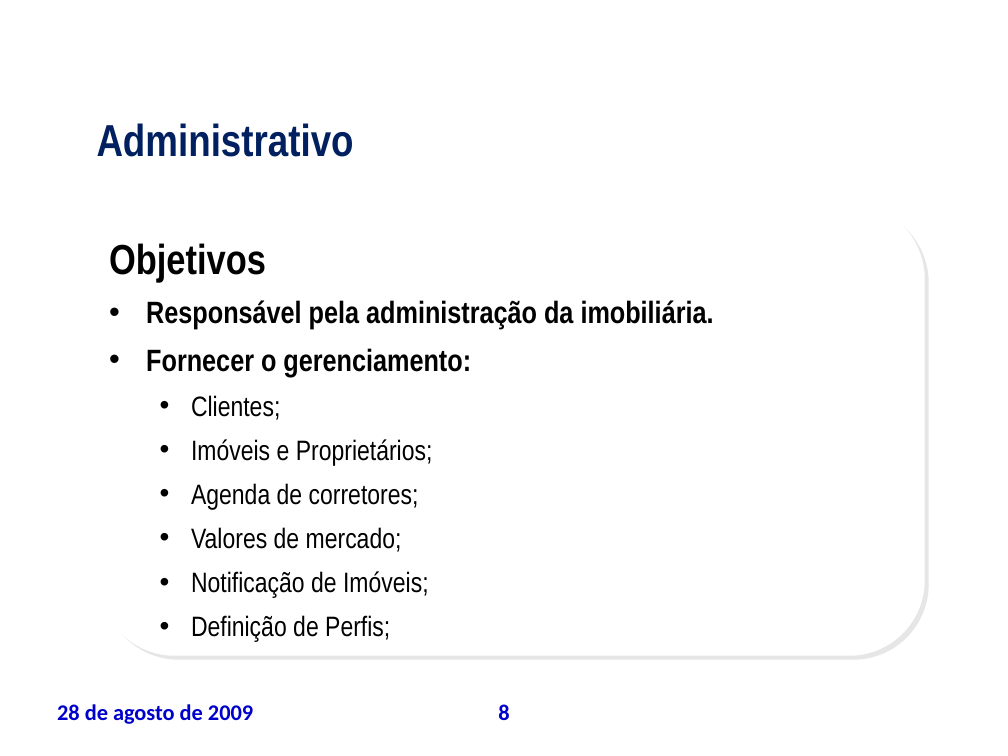
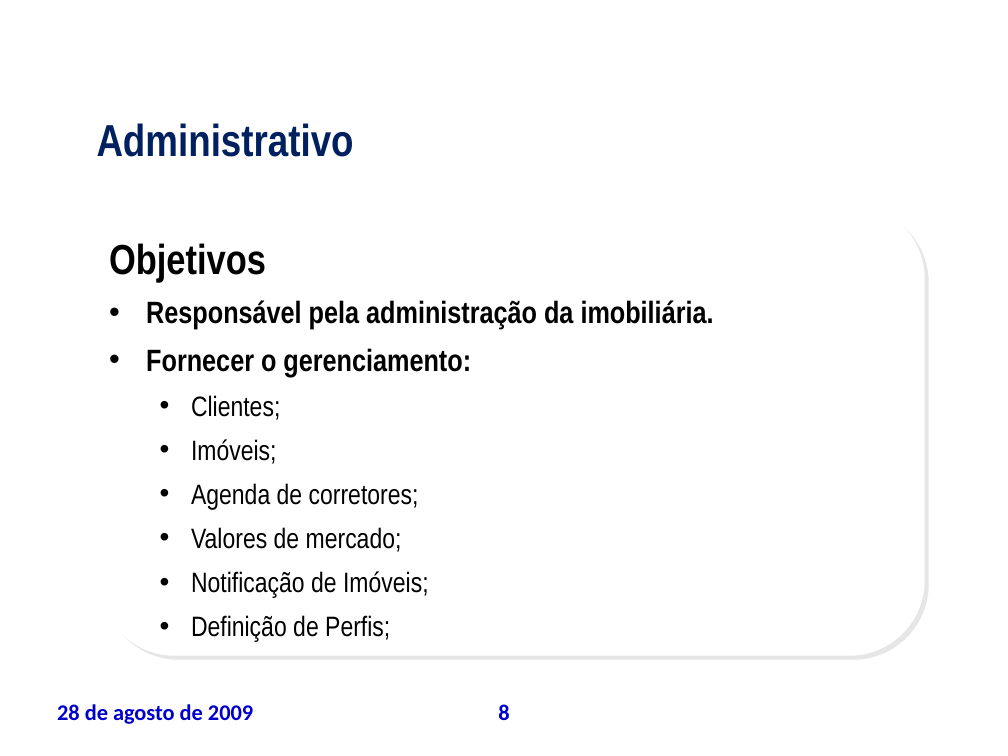
Before and after one commit to leoevaristo/psa20092, a slide deck: slide 8 of ARTEFATOS/TAP_apresentacao.ppt. Drawn at 1008x756 pixels with LibreOffice and Linux fonts; fonts in the diff are those of the drawing; background and template pictures are left out. Boxes give left, top, right and bottom in pixels: in the first picture for what was removed or moved away, otherwise in the second. Text is boxed around its words. In the diff, an @@ line names an element or a change of style, - is before the commit and + after.

```diff
--- a/ARTEFATOS/TAP_apresentacao.ppt
+++ b/ARTEFATOS/TAP_apresentacao.ppt
@@ text at (191,439,277,464): text changed @@
-  • Imóveis e Proprietários;
+  • Imóveis;
```
Also in this commit, not shown: 2 other slides changed.
